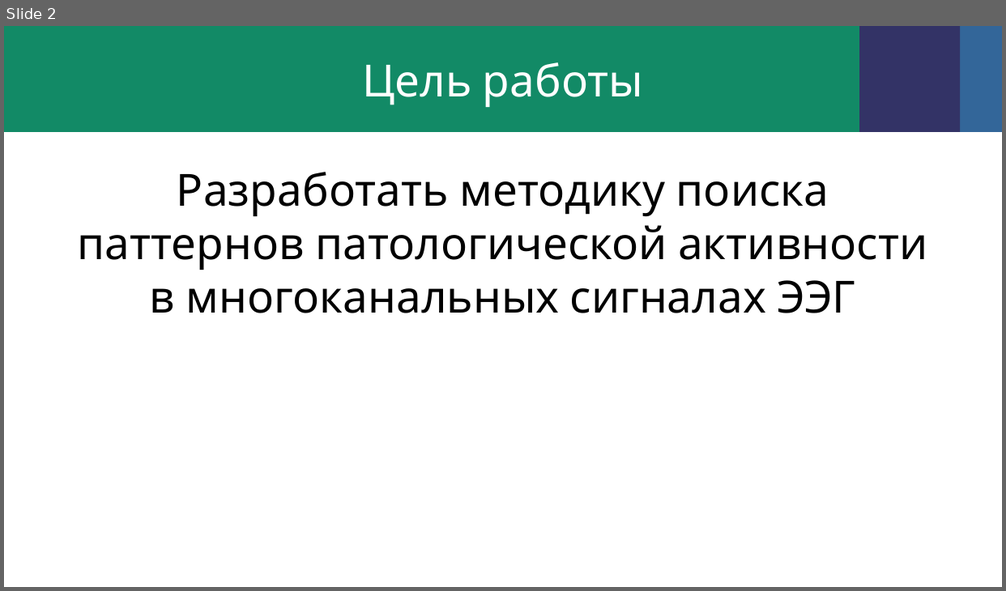
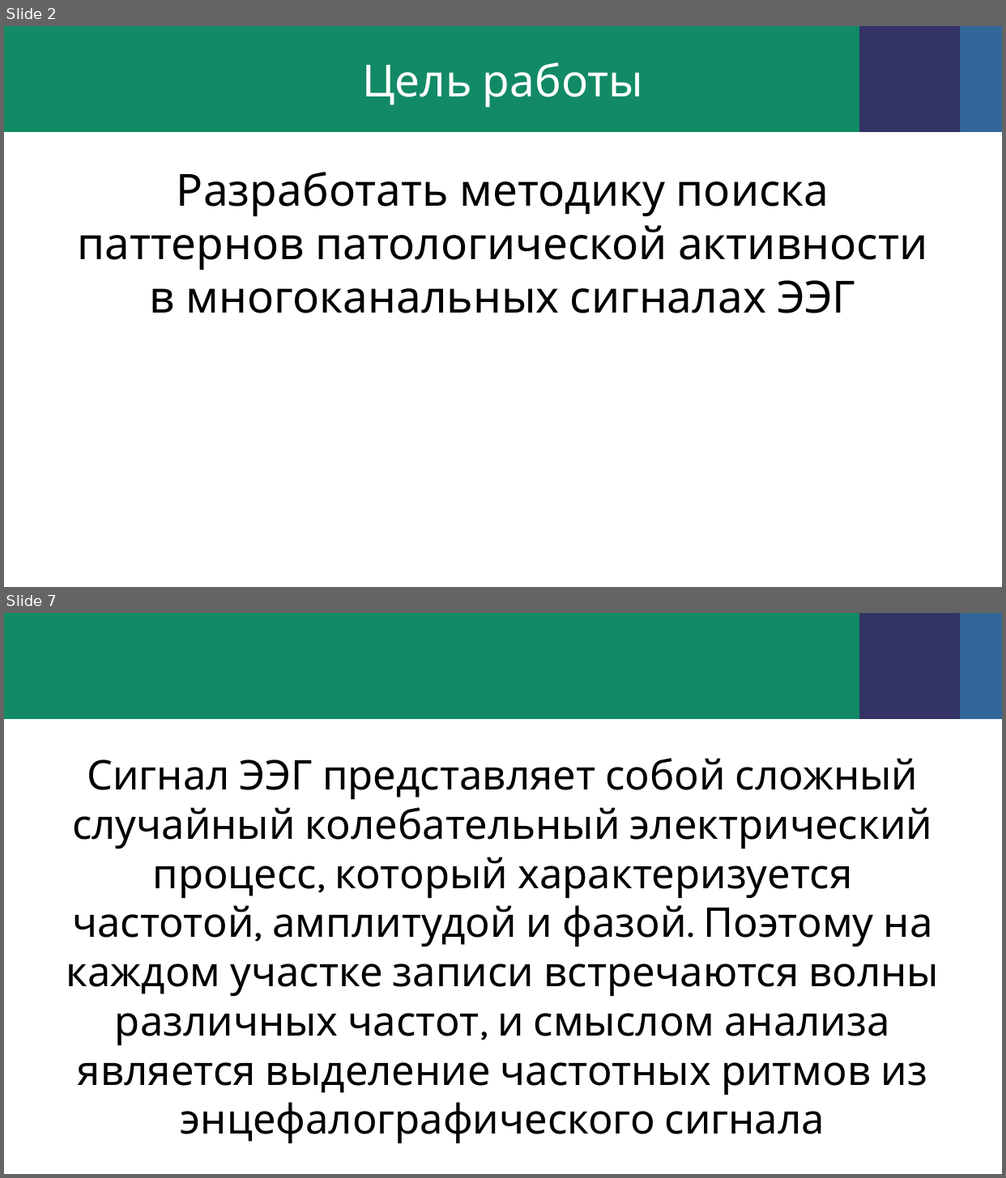
Before and after one commit to dina586/essay_eng, a slide deck: презентация.pptx. Shown one above the other, each under a label of ours: slide 2 before the commit, slides 2 and 7 after it; the slides between them are not shown. The pictures are 1006x591 and 1006x1178 pixels, drawn with LibreOffice and Linux fonts; fonts in the diff are those of the drawing; background and template pictures are left out. Boxes give left, top, right and bottom in pixels: in the first picture for what was removed or moved away, otherwise in the second. Text is boxed around its words. In the diff, an @@ line names an element or a change of style, - is before the commit and + after.

```diff
--- a/презентация.pptx
+++ b/презентация.pptx
@@ slide 7 added at [4,613,1002,1174], background picture (left out); not listed: 3 template elements that a slide beside it also shows @@
@@ text added at [66,758,940,1095], 29.6 pt, text #000000 @@
+Сигнал ЭЭГ представляет собой сложный случайный колебательный электрический процесс, который характеризуется частотой, амплитудой и фазой. Поэтому на каждом участке записи встречаются волны различных частот, и смыслом анализа является выделение частотных ритмов из энцефалографического сигнала
```
Also in this commit, not shown: 2 slides changed, 12 other slides added, 2 slides removed, 21 other files.
